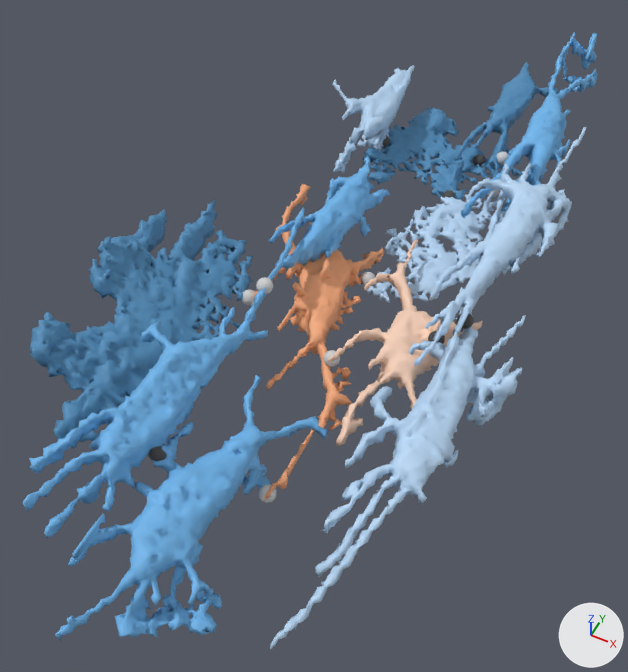
Two versions of the glTF model preliminary/groups/sample_3_1_group_1.glb, one commit apart.
Camera for both pictures: a 50 mm lens placed at (161.5, 78.2, 96.7), pointed at (121.8, 157.7, -2.6). The lights are fixed; the arrows at lower right show +X, +Y and +Z. The first picture is the older version. Where no turn or scale is listed for an object, it has been applied to the vertices.

The older version as bpy lines, for what is in view:
```python
ob_osteocyte_10_elongated = bpy.data.objects.new('osteocyte_10_elongated', me_osteocyte_10_elongated)
ob_osteocyte_10_elongated.location = (0.0, 0.0, 0.0)
ob_osteocyte_13_elongated = bpy.data.objects.new('osteocyte_13_elongated', me_osteocyte_13_elongated)
ob_osteocyte_13_elongated.location = (0.0, 0.0, 0.0)
ob_osteocyte_14_elongated = bpy.data.objects.new('osteocyte_14_elongated', me_osteocyte_14_elongated)
ob_osteocyte_14_elongated.location = (0.0, 0.0, 0.0)
ob_osteocyte_17_elongated = bpy.data.objects.new('osteocyte_17_elongated', me_osteocyte_17_elongated)
ob_osteocyte_17_elongated.location = (0.0, 0.0, 0.0)
ob_osteocyte_2_round = bpy.data.objects.new('osteocyte_2_round', me_osteocyte_2_round)
ob_osteocyte_2_round.location = (0.0, 0.0, 0.0)
ob_osteocyte_3_elongated = bpy.data.objects.new('osteocyte_3_elongated', me_osteocyte_3_elongated)
ob_osteocyte_3_elongated.location = (0.0, 0.0, 0.0)
ob_osteocyte_5_elongated = bpy.data.objects.new('osteocyte_5_elongated', me_osteocyte_5_elongated)
ob_osteocyte_5_elongated.location = (0.0, 0.0, 0.0)
ob_osteocyte_7_elongated = bpy.data.objects.new('osteocyte_7_elongated', me_osteocyte_7_elongated)
ob_osteocyte_7_elongated.location = (0.0, 0.0, 0.0)
ob_osteocyte_8_elongated = bpy.data.objects.new('osteocyte_8_elongated', me_osteocyte_8_elongated)
ob_osteocyte_8_elongated.location = (0.0, 0.0, 0.0)
# also in view: 'osteocyte_12_elongated' at (117.7, 169.3, 9.0); 'osteocyte_6_round' at (121.1, 153.3, 4.3); 'osteocyte_27_elongated' at (115.0, 128.5, 12.0)
```
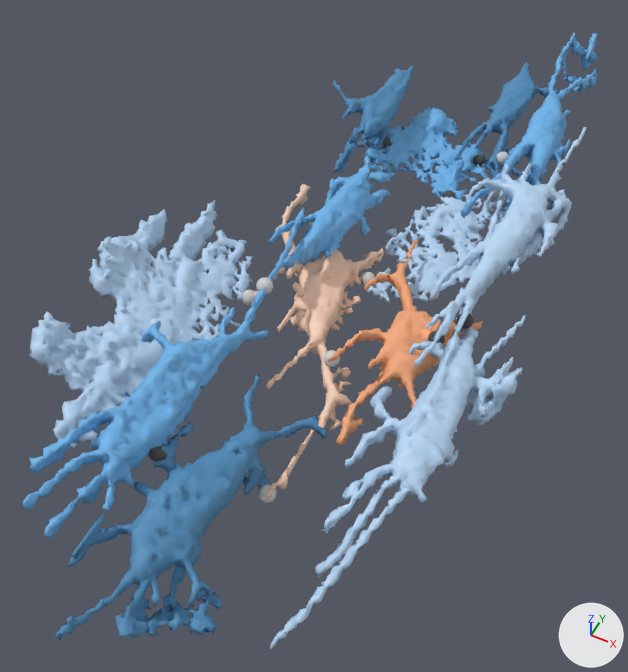
The change, as a list of edits to the scene's bpy script:
```text
Change mat_material_1:
    mat_material_1.base_color: (0.498, 0.698, 0.925) -> (0.922, 0.408, 0.204)  # blue #bbdaf6 -> beige #f6ab7d
Change mat_material_2:
    mat_material_2.base_color: (0.0863, 0.275, 0.498) -> (0.498, 0.698, 0.925)  # blue #538fbb -> blue #bbdaf6
Change mat_material_3:
    mat_material_3.base_color: (0.922, 0.408, 0.204) -> (0.0863, 0.275, 0.498)  # beige #f6ab7d -> blue #538fbb
Change me_osteocyte_13_elongated:
    where me_osteocyte_13_elongated.from_pydata(...)  # 3058 vertices, 6431 faces; spans x 123.6..150.0, y 149.6..215.0, z -0.4..11.8
    remove me_osteocyte_13_elongated.materials.append(mat_material_1)  # blue #bbdaf6
    add me_osteocyte_13_elongated.materials.append(mat_material_2)  # blue #bbdaf6
Change me_osteocyte_3_elongated:
    where me_osteocyte_3_elongated.from_pydata(...)  # 1279 vertices, 2764 faces; spans x 111.9..134.1, y 190.0..217.1, z -0.3..3.7
    remove me_osteocyte_3_elongated.materials.append(mat_material_2)  # blue #538fbb
    add me_osteocyte_3_elongated.materials.append(mat_material_0)  # blue #71b7ec
Change me_osteocyte_6_round:
    where me_osteocyte_6_round.from_pydata(...)  # 1550 vertices, 3216 faces; spans x 108.6..133.7, y 126.3..180.3, z -0.3..9.0
    remove me_osteocyte_6_round.materials.append(mat_material_3)  # beige #f6ab7d
    add me_osteocyte_6_round.materials.append(mat_material_4)  # beige #fbd4bb
Change me_osteocyte_2_round:
    where me_osteocyte_2_round.from_pydata(...)  # 1004 vertices, 2052 faces; spans x 127.3..144.6, y 138.5..178.0, z -0.3..7.5
    remove me_osteocyte_2_round.materials.append(mat_material_4)  # beige #fbd4bb
    add me_osteocyte_2_round.materials.append(mat_material_1)  # beige #f6ab7d
Change me_osteocyte_8_elongated:
    where me_osteocyte_8_elongated.from_pydata(...)  # 2204 vertices, 4548 faces; spans x 137.0..153.4, y 108.0..169.0, z -0.3..10.4
    remove me_osteocyte_8_elongated.materials.append(mat_material_1)  # blue #bbdaf6
    add me_osteocyte_8_elongated.materials.append(mat_material_2)  # blue #bbdaf6
Change me_osteocyte_5_elongated:
    where me_osteocyte_5_elongated.from_pydata(...)  # 981 vertices, 2005 faces; spans x 127.3..139.4, y 197.5..237.5, z -0.3..5.7
    remove me_osteocyte_5_elongated.materials.append(mat_material_2)  # blue #538fbb
    add me_osteocyte_5_elongated.materials.append(mat_material_3)  # blue #538fbb
Change me_osteocyte_17_elongated:
    where me_osteocyte_17_elongated.from_pydata(...)  # 944 vertices, 1969 faces; spans x 105.6..115.8, y 184.2..216.3, z 2.0..15.2
    remove me_osteocyte_17_elongated.materials.append(mat_material_1)  # blue #bbdaf6
    add me_osteocyte_17_elongated.materials.append(mat_material_3)  # blue #538fbb
Change me_osteocyte_10_elongated:
    where me_osteocyte_10_elongated.from_pydata(...)  # 1477 vertices, 3062 faces; spans x 118.2..133.6, y 99.0..140.4, z -0.3..12.8
    remove me_osteocyte_10_elongated.materials.append(mat_material_0)  # blue #71b7ec
    add me_osteocyte_10_elongated.materials.append(mat_material_3)  # blue #538fbb
```

Where the change shows, as pixel boxes (x1, y1, x2, y2) in the pictures (628 x 672 px):
'osteocyte_14_elongated', recoloured (lighter)
    both: (29, 200, 254, 449)
'osteocyte_10_elongated', recoloured (darker)
    both: (55, 375, 327, 642)
'osteocyte_6_round', recoloured
    both: (254, 184, 384, 500)
'osteocyte_2_round', recoloured
    both: (328, 239, 483, 446)
'osteocyte_3_elongated', recoloured (lighter)
    both: (363, 107, 490, 200)
'osteocyte_17_elongated', recoloured (darker)
    both: (332, 65, 414, 173)
